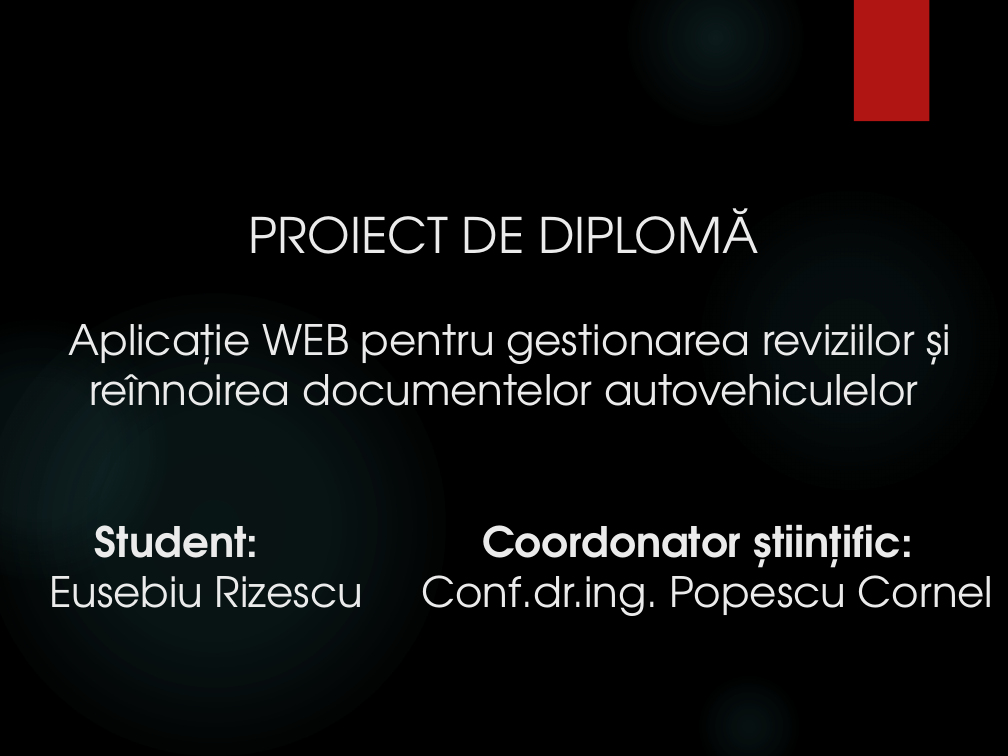
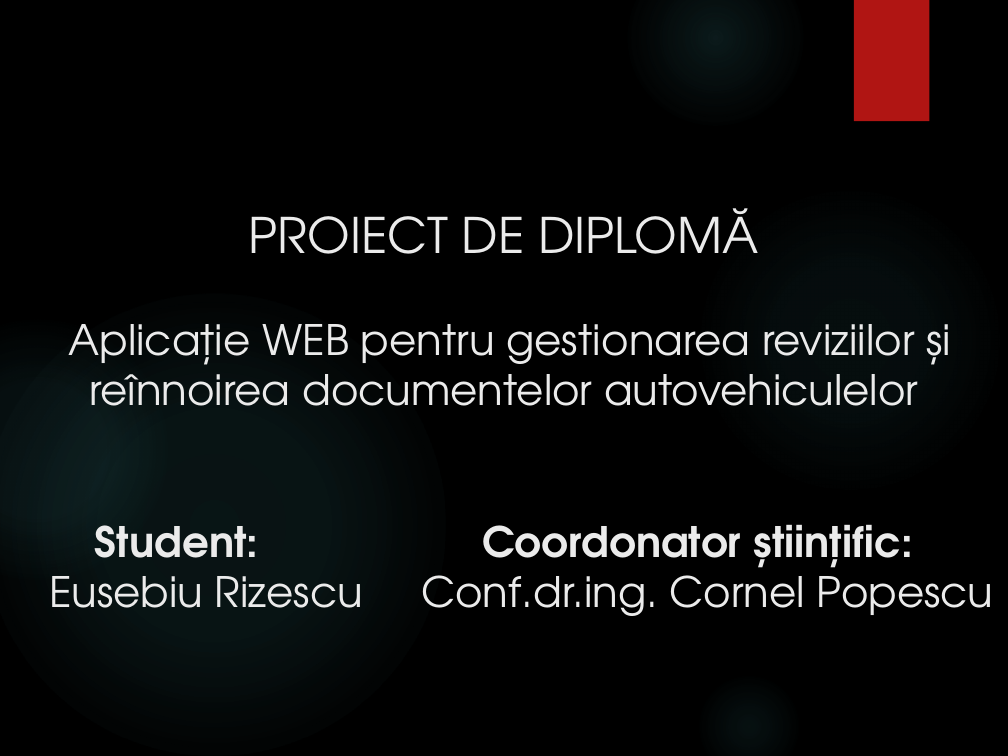
Before and after one commit to rizebi/bachelorProjectDiploma, a slide deck: slide 1 of Documentatie/Prezentare.pptx. Drawn at 1008x756 pixels with LibreOffice and Linux fonts; fonts in the diff are those of the drawing; background and template pictures are left out. Boxes give left, top, right and bottom in pixels: in the first picture for what was removed or moved away, otherwise in the second. Text is boxed around its words. In the diff, an @@ line names an element or a change of style, - is before the commit and + after.

```diff
--- a/Documentatie/Prezentare.pptx
+++ b/Documentatie/Prezentare.pptx
@@ title at (x1=68, y1=208, x2=994, y2=616): text changed @@
-PROIECT DE DIPLOMĂ
-Aplicație WEB pentru gestionarea reviziilor și reînnoirea documentelor autovehiculelor
-Student: Coordonator științific:
-Eusebiu Rizescu Conf.dr.ing. Popescu Cornel
+PROIECT DE DIPLOMĂ
+Aplicație WEB pentru gestionarea reviziilor și reînnoirea documentelor autovehiculelor
+Student: Coordonator științific:
+Eusebiu Rizescu Conf.dr.ing. Cornel Popescu
```
Also in this commit, not shown: 1 other file.
